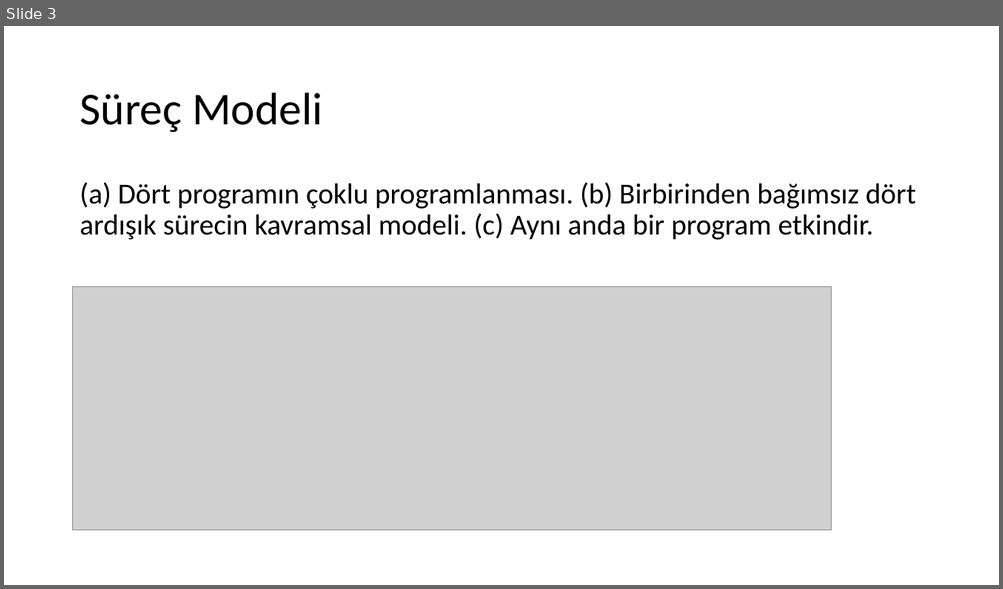
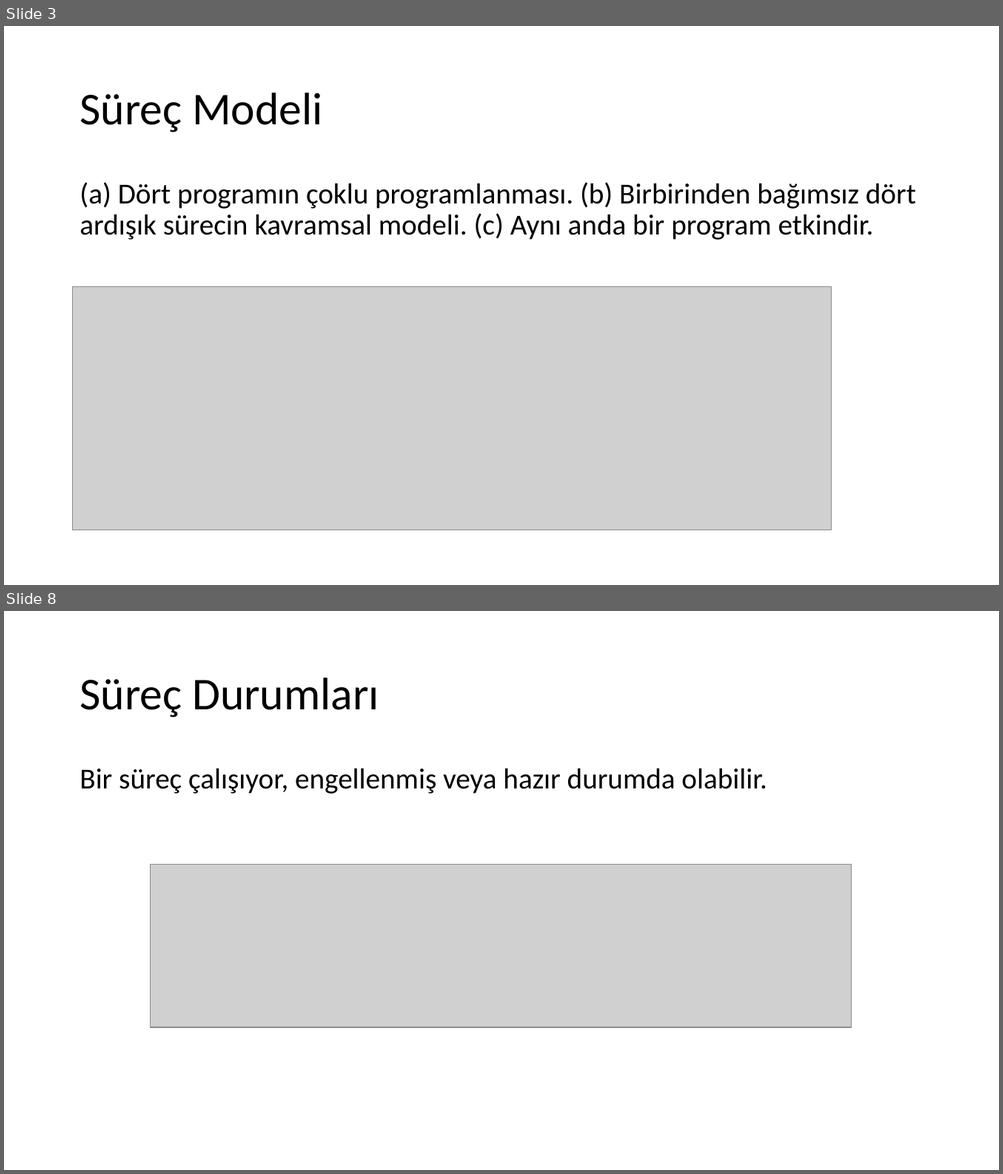
Before and after one commit to sercankulcu/sercankulcu.github.io, a slide deck: assets/teaching/os/2_Bolum_2_Surecler.pptx. Shown one above the other, each under a label of ours: slide 3 before the commit, slides 3 and 8 after it; the slides between them are not shown. The pictures are 1003x589 and 1003x1174 pixels, drawn with LibreOffice and Linux fonts; fonts in the diff are those of the drawing; grey boxes stand for pictures. Boxes give left, top, right and bottom in pixels: in the first picture for what was removed or moved away, otherwise in the second. Text is boxed around its words. In the diff, an @@ line names an element or a change of style, - is before the commit and + after.

```diff
--- a/assets/teaching/os/2_Bolum_2_Surecler.pptx
+++ b/assets/teaching/os/2_Bolum_2_Surecler.pptx
@@ slide 8 added at [4, 611, 999, 1170], background #FFFFFF @@
@@ title added at [79, 678, 378, 718], 44 pt, text #000000 @@
+Süreç Durumları
@@ text added at [79, 768, 766, 794], 28 pt, text #000000 @@
+Bir süreç çalışıyor, engellenmiş veya hazır durumda olabilir.
@@ picture added at [151, 865, 851, 1028] @@
```
Also in this commit, not shown: 14 other slides added, 1 other file.
